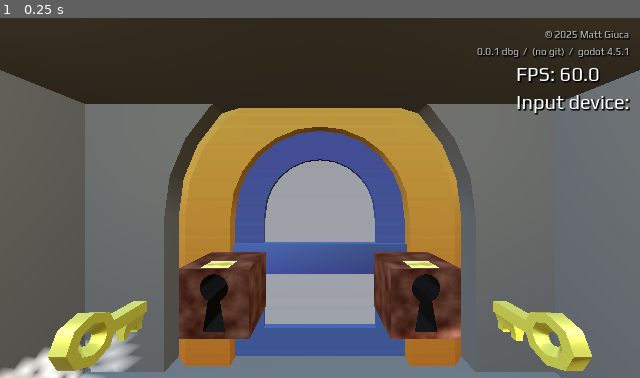
Above: before the commit, frame 1.
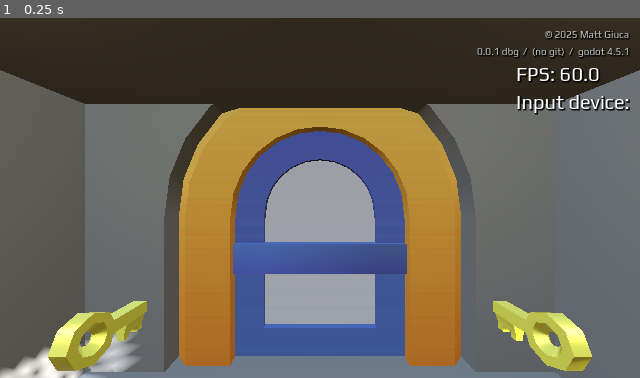
Above: after the commit, the same moment.

Repository: mgiuca/two-hands
Game: Godot game, scene res://scenes/levels/free_your_mind.tscn
The game is run twice, just before and just after one commit, with the same random seed, the same clock (stepped at 60 frames per second) and the same inputs. This scene is started directly instead of the project's main scene.
Inputs:
- Up to frame 1 (0.25 s): no input

The runs differ from the first frame. In frame 1, 6.1% of the frame differs, in the area x 27-73%, y 65-90%.

Commit message:
Free Your Mind: Made keyholes invisible.
And they use the flags on the back wall.

Diff:
--- /dev/null
+++ b/scenes/keyhole_invis.tscn
@@ -0,0 +1,105 @@
+[gd_scene load_steps=25 format=3 uid="uid://d0jkyta4hb56f"]
+
+[ext_resource type="Script" uid="uid://ddg1gdy43ys40" path="res://scenes/keyhole.gd" id="1_s27jt"]
+[ext_resource type="AudioStream" uid="uid://p3naap0rvcrd" path="res://sounds/key-insert1.wav" id="4_kbisj"]
+[ext_resource type="AudioStream" uid="uid://desxidsic5wxj" path="res://sounds/key-insert2.wav" id="5_da87b"]
+[ext_resource type="AudioStream" uid="uid://ccqgog7hc0a5c" path="res://sounds/key-insert3.wav" id="6_l74ng"]
+[ext_resource type="AudioStream" uid="uid://dec8jt4wyhkfn" path="res://sounds/key-insert4.wav" id="7_7b7qt"]
+[ext_resource type="AudioStream" uid="uid://flraplyrw8m" path="res://sounds/key-remove1.wav" id="8_fbnex"]
+[ext_resource type="AudioStream" uid="uid://dua6i8r3nmdib" path="res://sounds/key-remove2.wav" id="9_k0hi1"]
+[ext_resource type="AudioStream" uid="uid://c4p46eb02qiwe" path="res://sounds/key-click1.wav" id="10_dcmcv"]
+[ext_resource type="AudioStream" uid="uid://drvxi0l82lw0o" path="res://sounds/key-click2.wav" id="11_eeucg"]
+[ext_resource type="AudioStream" uid="uid://difrmqmiuscrn" path="res://sounds/key-unclick1.wav" id="12_jbau3"]
+[ext_resource type="AudioStream" uid="uid://cy6ayka7ypc36" path="res://sounds/key-unclick2.wav" id="13_pu2q1"]
+[ext_resource type="AudioStream" uid="uid://dl0m8u543ujq" path="res://sounds/key-unclick3.wav" id="14_rfft4"]
+[ext_resource type="AudioStream" uid="uid://cwf8xxehgeskb" path="res://sounds/key-small1.wav" id="15_hlhkl"]
+[ext_resource type="AudioStream" uid="uid://b5gj8m746k318" path="res://sounds/key-small2.wav" id="16_r0w4b"]
+[ext_resource type="AudioStream" uid="uid://pw1xliyyc4le" path="res://sounds/key-small3.wav" id="17_c3xx1"]
+[ext_resource type="AudioStream" uid="uid://48nnrfanfo4m" path="res://sounds/key-small4.wav" id="18_j6wfx"]
+[ext_resource type="AudioStream" uid="uid://dxlu1hh4v3mss" path="res://sounds/key-small5.wav" id="19_5yxsm"]
+[ext_resource type="AudioStream" uid="uid://d1ax34edgifk5" path="res://sounds/key-small6.wav" id="20_yqyse"]
+
+[sub_resource type="CapsuleShape3D" id="CapsuleShape3D_5m3i7"]
+radius = 0.03955078
+height = 0.18508911
+
+[sub_resource type="AudioStreamRandomizer" id="AudioStreamRandomizer_hixa5"]
+streams_count = 4
+stream_0/stream = ExtResource("4_kbisj")
+stream_1/stream = ExtResource("5_da87b")
+stream_2/stream = ExtResource("6_l74ng")
+stream_3/stream = ExtResource("7_7b7qt")
+
+[sub_resource type="AudioStreamRandomizer" id="AudioStreamRandomizer_j2o5m"]
+streams_count = 2
+stream_0/stream = ExtResource("8_fbnex")
+stream_1/stream = ExtResource("9_k0hi1")
+
+[sub_resource type="AudioStreamRandomizer" id="AudioStreamRandomizer_0gc5m"]
+streams_count = 2
+stream_0/stream = ExtResource("10_dcmcv")
+stream_1/stream = ExtResource("11_eeucg")
+
+[sub_resource type="AudioStreamRandomizer" id="AudioStreamRandomizer_22e3x"]
+streams_count = 3
+stream_0/stream = ExtResource("12_jbau3")
+stream_1/stream = ExtResource("13_pu2q1")
+stream_2/stream = ExtResource("14_rfft4")
+
+[sub_resource type="AudioStreamRandomizer" id="AudioStreamRandomizer_d7fjr"]
+random_volume_offset_db = 5.0
+streams_count = 6
+stream_0/stream = ExtResource("15_hlhkl")
+stream_1/stream = ExtResource("16_r0w4b")
+stream_2/stream = ExtResource("17_c3xx1")
+stream_3/stream = ExtResource("18_j6wfx")
+stream_4/stream = ExtResource("19_5yxsm")
+stream_5/stream = ExtResource("20_yqyse")
+
+[node name="Keyhole" type="Node3D"]
+script = ExtResource("1_s27jt")
+
+[node name="CollisionArea" type="Area3D" parent="."]
+collision_layer = 32
+collision_mask = 4
+input_ray_pickable = false
+
+[node name="CollisionShape3D" type="CollisionShape3D" parent="CollisionArea"]
+transform = Transform3D(1, 0, 0, 0, 1, 0, 0, 0, 1, 0, -0.00032043457, 0.070689924)
+shape = SubResource("CapsuleShape3D_5m3i7")
+
+[node name="KeyLockMarker" type="Marker3D" parent="."]
+transform = Transform3D(1, 0, 0, 0, 1, 0, 0, 0, 1, 0, 0.046323612, 0.14130442)
+
+[node name="SndInsert" type="AudioStreamPlayer3D" parent="."]
+visible = false
+stream = SubResource("AudioStreamRandomizer_hixa5")
+
+[node name="SndRemove" type="AudioStreamPlayer3D" parent="."]
+visible = false
+stream = SubResource("AudioStreamRandomizer_j2o5m")
+
+[node name="SndClick" type="AudioStreamPlayer3D" parent="."]
+visible = false
+stream = SubResource("AudioStreamRandomizer_0gc5m")
+
+[node name="SndUnclick" type="AudioStreamPlayer3D" parent="."]
+visible = false
+stream = SubResource("AudioStreamRandomizer_22e3x")
+
+[node name="SndSmall" type="AudioStreamPlayer3D" parent="."]
+visible = false
+stream = SubResource("AudioStreamRandomizer_d7fjr")
+volume_db = -35.0
+
+[node name="DebugCone" type="CSGCylinder3D" parent="."]
+transform = Transform3D(1, 0, 0, 0, -4.371139e-08, -1, 0, 1, -4.371139e-08, 0, 0, 0)
+visible = false
+radius = 0.2
+height = 0.5
+cone = true
+
+[connection signal="activate" from="." to="." method="_on_activate"]
+[connection signal="deactivate" from="." to="." method="_on_deactivate"]
+[connection signal="body_entered" from="CollisionArea" to="." method="_on_collision_area_body_entered"]
+[connection signal="body_exited" from="CollisionArea" to="." method="_on_collision_area_body_exited"]
--- a/scenes/levels/free_your_mind.tscn
+++ b/scenes/levels/free_your_mind.tscn
@@ -4,7 +4,7 @@
 [ext_resource type="PackedScene" uid="uid://dsy54vm4i37kq" path="res://scenes/key.tscn" id="2_thw68"]
 [ext_resource type="Texture2D" uid="uid://coqjmyawti5n3" path="res://images/textures/free_your_mind.png" id="3_pk3i0"]
 [ext_resource type="PackedScene" uid="uid://befgfai7xh21g" path="res://scenes/door.tscn" id="4_mvgbr"]
-[ext_resource type="PackedScene" uid="uid://bkk0yyari5lal" path="res://scenes/keyhole.tscn" id="4_pk3i0"]
+[ext_resource type="PackedScene" uid="uid://d0jkyta4hb56f" path="res://scenes/keyhole_invis.tscn" id="4_pk3i0"]
 [ext_resource type="PackedScene" uid="uid://udigdayvrvfd" path="res://scenes/flags.tscn" id="6_mvgbr"]
 
 [sub_resource type="ArrayMesh" id="ArrayMesh_y65rj"]
@@ -191,11 +191,13 @@
 transform = Transform3D(1, 0, 0, 0, 1, 0, 0, 0, 1, -1.056, 1.0628815, 1.722)
 mesh = SubResource("BoxMesh_mujqx")
 
-[node name="KeyholeLeft" parent="." index="8" instance=ExtResource("4_pk3i0")]
+[node name="KeyholeLeft" parent="." index="8" node_paths=PackedStringArray("flags") instance=ExtResource("4_pk3i0")]
 transform = Transform3D(1, 0, 0, 0, 1, 0, 0, 0, 1, -0.3, 1, -0.76347387)
-
-[node name="KeyholeRight" parent="." index="9" instance=ExtResource("4_pk3i0")]
-transform = Transform3D(1, 0, 0, 0, 1, 0, 0, 0, 1, 0.3, 1, -0.76347387)
+flags = NodePath("../FlagsLeft")
+
+[node name="KeyholeRight" parent="." index="9" node_paths=PackedStringArray("flags") instance=ExtResource("4_pk3i0")]
+transform = Transform3D(1, 0, 0, 0, 1, 0, 0, 0, 1, 0.3, 1, -0.763)
+flags = NodePath("../FlagsRight")
 
 [node name="Door" parent="." index="10" instance=ExtResource("4_mvgbr")]
 transform = Transform3D(2.3220954, 0, 0, 0, 2.3220954, 0, 0, 0, 2.3220954, 0, 0, -2.1633463)
@@ -212,10 +214,6 @@
 
 [node name="FlagsLeft" parent="." index="13" instance=ExtResource("6_mvgbr")]
 transform = Transform3D(-1, 0, -8.742278e-08, 0, 1, 0, 8.742278e-08, 0, -1, 1.0612818, 0.9673317, 1.7712408)
-state = 1
-one_active = true
 
 [node name="FlagsRight" parent="." index="14" instance=ExtResource("6_mvgbr")]
 transform = Transform3D(-1, 0, -8.742278e-08, 0, 1, 0, 8.742278e-08, 0, -1, -1.061, 0.967, 1.771)
-state = 1
-one_active = true
